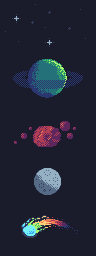
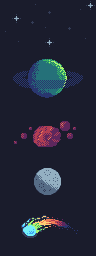
Before/after of a 96 x 256 layered artwork. What changed in the layer stack:
painted on "sprite5" over [86, 1, 95, 10]
